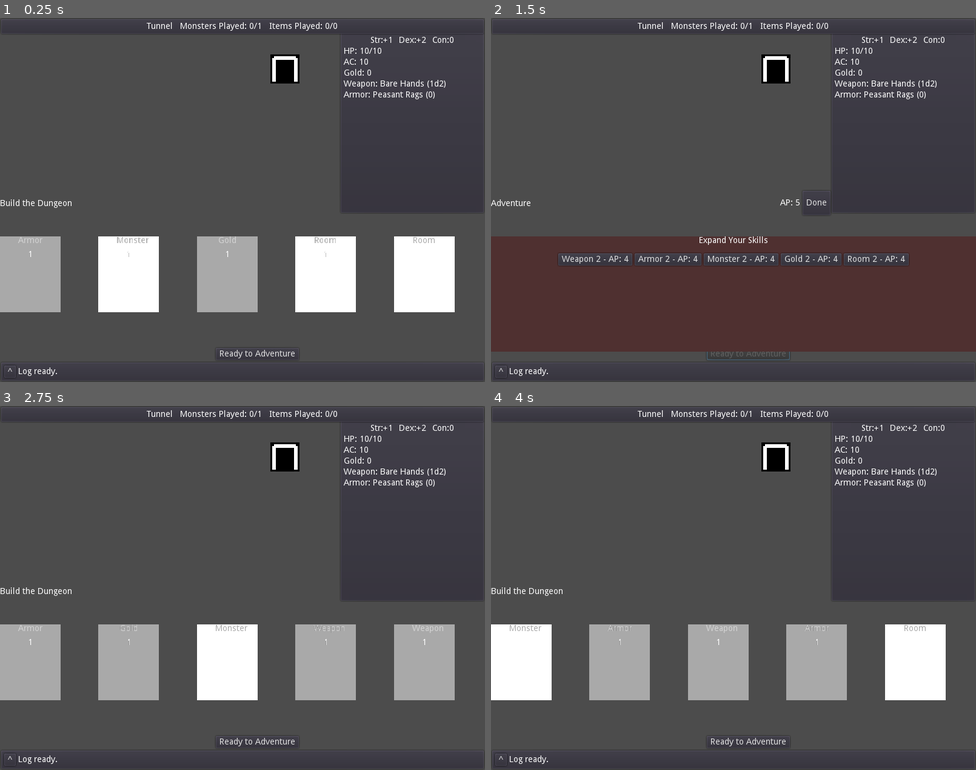
Above: before the commit, frames 1-4 (two rows, left to right).
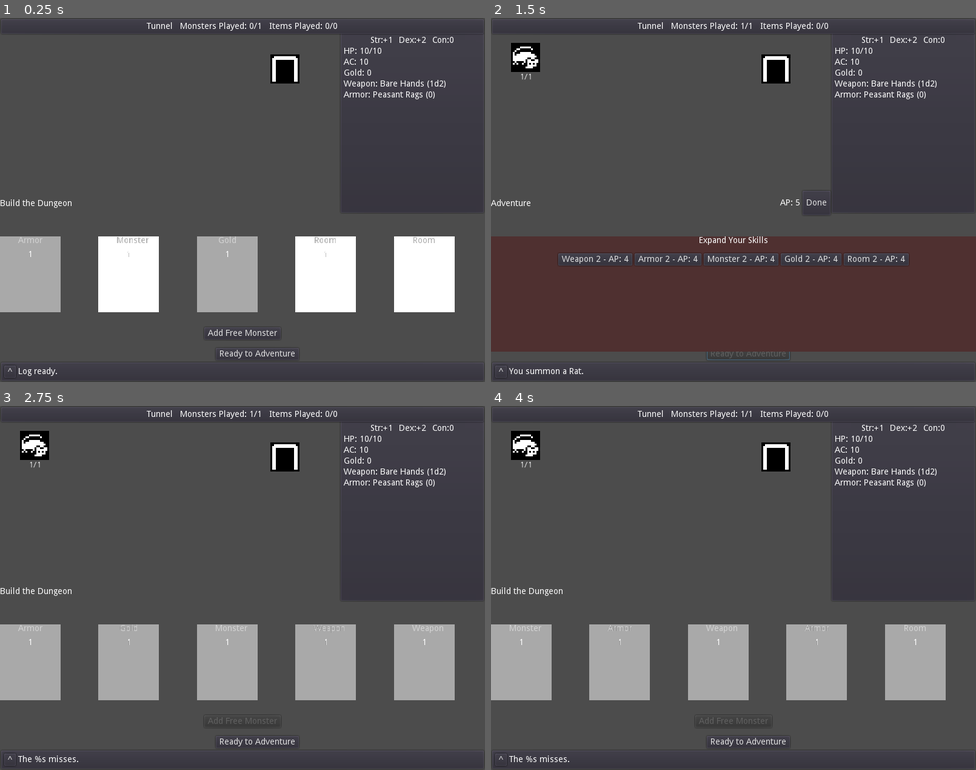
Above: after the commit, the same moments.

Repository: doctor-g/7DRL-2021
Game: Godot game, scene res://src/Game.tscn
Two runs of this game, one before a commit and one after it. Both use one fixed random seed, a clock stepped at 60 frames per second and the inputs below.
Inputs (mouse positions are in pixels of both pictures, inside the frame that each line leads up to):
- Up to frame 1 (0.25 s): no input
- Up to frame 2 (1.5 s): click (733, 334) at 0.5 s, where only the run after the commit has a clickable "Add Free Monster"; click "Ready to Adventure" at 1.25 s
- Up to frame 3 (2.75 s): click "Done" at 2 s
- Up to frame 4 (4 s): click "Ready to Adventure" at 2.75 s; click "Done" at 3.5 s

The runs differ from the first frame. In frame 1, less than 0.1% of the frame differs, in the area x 42-58%, y 85-88%; in frame 2, 0.6%; in frame 3, 3.2%; in frame 4, 5.8%, in the area x 0-94%, y 1-99%.
Error after the commit: Attempt to call function 'get_string' in base 'null instance' on a null instance. (res://src/Dice.gd:13)

Commit message:
Add 'free monster' button
This solves the problem that someone draws a hand with no monsters but still
wants to do something.

Diff:
--- a/project/src/Cards/MonsterCard.gd
+++ b/project/src/Cards/MonsterCard.gd
@@ -3,9 +3,9 @@
 var _monsters = {
 	1: [
 		# Name, HP, damage, ac, frame
-		[ "Rat", 2, "1d3", 10, 415 ],
-		[ "Snake", 2, "1d3+1", 11, 412 ],
-		[ "Bat", 1, "1d2", 12, 410 ]
+		[ "Goblin", 4, "1d4", 11, 121 ],
+		[ "Snake", 4, "1d3+1", 11, 412 ],
+		[ "Bat", 3, "1d2", 12, 410 ]
 	],
 	2: [
 		[ "Orc", 8, "1d6", 12, 457 ],
--- a/project/src/Game.gd
+++ b/project/src/Game.gd
@@ -3,8 +3,9 @@
 
 signal ap_changed
 signal phase_changed
-
-const _Tunnel := preload("res://src/Rooms/Tunnel.gd")
+signal monster_added
+signal room_changed
+
 const PHASES = [ "Build", "Adventure" ]
 const BUILD_PHASE = PHASES[0]
 const ADVENTURE_PHASE = PHASES[1]
@@ -12,6 +13,8 @@
 var ap := 0 setget _set_ap
 var player := preload("res://src/Player.gd").new()
 var room setget _set_room
+
+var _Tunnel := load("res://src/Rooms/Tunnel.gd")
 
 var _phase : String = PHASES[0] setget _set_phase
 var _deck = []
@@ -30,6 +33,7 @@
 	$PlayerInfoPanel.init(player)
 	$PhasePanel.bind_to(self)
 	$ShopPanel.bind_to(self)
+	$CardPanel.bind_to(self)
 	_set_room(_Tunnel.new())
 
 	# Load the cards
@@ -94,6 +98,7 @@
 		$RoomInfoPanel.unbind_from(room)
 	room = new_room
 	$RoomInfoPanel.bind_to(room)
+	emit_signal("room_changed")
 	_update_cards()
 
 
@@ -126,6 +131,7 @@
 	room.monsters_played += 1
 	_update_cards()
 	Log.log("You summon a %s." % monster.name)
+	emit_signal("monster_added")
 
 
 func _add_to_next_available_slot(parent:Node2D, thing:Node)->void:
@@ -280,3 +286,8 @@
 	assert(PHASES.has(value))
 	_phase = value
 	emit_signal("phase_changed", _phase)
+
+
+func _on_CardPanel_free_monster_added():
+	var monster = room.create_free_monster()
+	add_monster(monster)
--- a/project/src/Game.tscn
+++ b/project/src/Game.tscn
@@ -51,7 +51,7 @@
 
 [node name="CardPanel" parent="." instance=ExtResource( 6 )]
 anchor_top = 0.6
-margin_bottom = -50.0
+margin_bottom = -70.0
 
 [node name="ShopPanel" parent="." instance=ExtResource( 7 )]
 visible = false
@@ -100,3 +100,4 @@
 margin_bottom = 150.0
 [connection signal="pressed" from="CardsDoneButton" to="." method="_on_CardsDoneButton_pressed"]
 [connection signal="done_pressed" from="PhasePanel" to="." method="_on_PhasePanel_done_pressed"]
+[connection signal="free_monster_added" from="CardPanel" to="." method="_on_CardPanel_free_monster_added"]
--- a/project/src/Rooms/Room.gd
+++ b/project/src/Rooms/Room.gd
@@ -23,3 +23,14 @@
 func _set_items_played(value):
 	items_played = value
 	emit_signal("items_played_changed")
+
+
+func create_free_monster():
+	var monster = load("res://src/Monsters/Monster.tscn").instance()
+	monster.name = "Rat"
+	monster.level = 0
+	monster.max_hp = 1
+	monster.damage = 1
+	monster.ac = 10
+	monster.frame = 415
+	return monster
--- a/project/src/UI/CardPanel.gd
+++ b/project/src/UI/CardPanel.gd
@@ -1,4 +1,13 @@
 extends Control
+
+signal free_monster_added
+
+onready var _free_monster_button := $FreeMonsterButton
+
+func bind_to(game:Game):
+	game.connect("monster_added", self, "_on_Game_monster_added", [game])
+	game.connect("room_changed", self, "_on_Game_room_changed", [game])
+
 
 func add(card:Node2D):
 	$Cards.add_child(card)
@@ -22,3 +31,15 @@
 
 func count_cards() -> int:
 	return $Cards.get_child_count()
+
+
+func _on_FreeMonsterButton_pressed():
+	emit_signal("free_monster_added")
+
+
+func _on_Game_monster_added(game:Game):
+	_free_monster_button.disabled = game.room.monsters_played == game.room.max_monsters
+
+
+func _on_Game_room_changed(game:Game):
+	_free_monster_button.disabled = game.room.monsters_played == game.room.max_monsters
--- a/project/src/UI/CardPanel.tscn
+++ b/project/src/UI/CardPanel.tscn
@@ -11,3 +11,17 @@
 }
 
 [node name="Cards" type="Node2D" parent="."]
+
+[node name="FreeMonsterButton" type="Button" parent="."]
+anchor_left = 0.5
+anchor_top = 1.0
+anchor_right = 0.5
+anchor_bottom = 1.0
+margin_left = -63.0
+margin_top = -20.0
+margin_right = 63.0
+text = "Add Free Monster"
+__meta__ = {
+"_edit_use_anchors_": false
+}
+[connection signal="pressed" from="FreeMonsterButton" to="." method="_on_FreeMonsterButton_pressed"]
